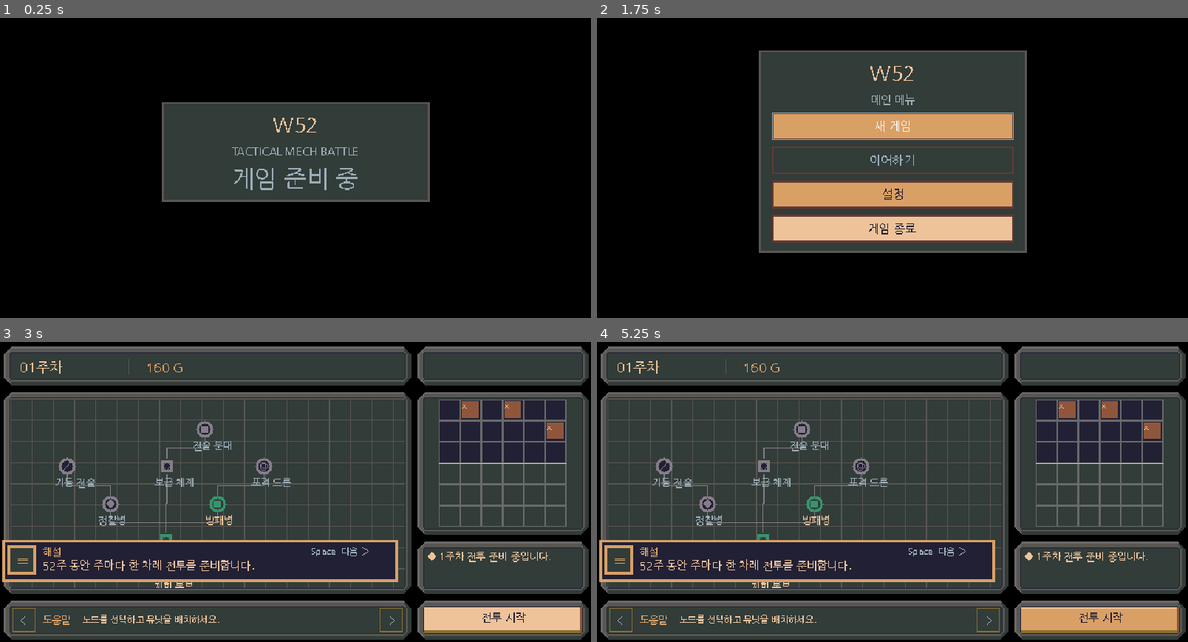
Above: before the commit, frames 1-4 (two rows, left to right).
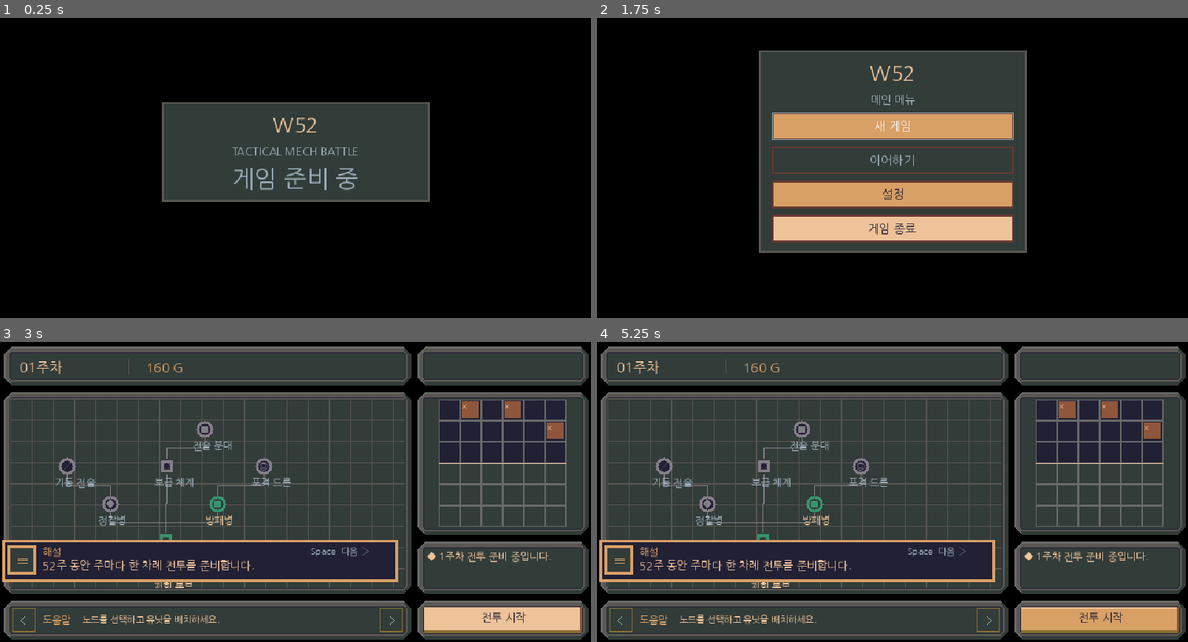
Above: after the commit, the same moments.

Repository: xcliming-svg/w52
Game: Godot game, scene res://main.tscn
The game is run twice, just before and just after one commit, with the same random seed, the same clock (stepped at 60 frames per second) and the same inputs.
Inputs (mouse positions are in pixels of both pictures, inside the frame that each line leads up to):
- Up to frame 1 (0.25 s): no input
- Up to frame 2 (1.75 s): tap Enter at 0.5 s; move the mouse to (1022, 135) at 0.52 s; click (1022, 135) at 0.67 s; tap Space at 0.77, 1.25 s; drag from (774, 168) to (862, 219) at 1.27 s
- Up to frame 3 (3 s): click "새 게임" at 2 s; click (502, 621) at 2.75 s
- Up to frame 4 (5.25 s): click (1099, 621) at 3.5 s; click (1099, 621) at 4.25 s; tap Enter at 5 s; move the mouse to (892, 477) at 5.02 s; click (892, 477) at 5.17 s

The runs differ from the first frame. In frame 1, 0.4% of the frame differs, in the area x 39-61%, y 33-58%; in frame 2, 0.3%; in frame 3, 1.4%, in the area x 2-94%, y 6-95%; in frame 4, 1.4%.

Commit message:
fix(type): restore small Hangul outline coverage while keeping integer viewport scale

Diff:
--- a/main.gd
+++ b/main.gd
@@ -23,8 +23,9 @@
 
 
 func _ready() -> void:
-    # Rasterize glyphs in solid pixels on PC and Web, including CJK fallbacks.
-    KOREAN_UI_FONT.set("antialiasing", TextServer.FONT_ANTIALIASING_NONE)
+    # Grayscale coverage repairs small Korean outline strokes at 640x360.
+    # Bevels and viewport scaling remain pixel-aligned and unfiltered.
+    KOREAN_UI_FONT.set("antialiasing", TextServer.FONT_ANTIALIASING_GRAY)
     KOREAN_UI_FONT.set("hinting", TextServer.HINTING_NORMAL)
     KOREAN_UI_FONT.set("subpixel_positioning", TextServer.SUBPIXEL_POSITIONING_DISABLED)
     # Web builds do not reliably provide system CJK font fallbacks.
@@ -35,7 +36,7 @@
         if font == null:
             push_error("Missing bundled Korean glyph subset: %d" % part)
         else:
-            font.set("antialiasing", TextServer.FONT_ANTIALIASING_NONE)
+            font.set("antialiasing", TextServer.FONT_ANTIALIASING_GRAY)
             font.set("hinting", TextServer.HINTING_NORMAL)
             font.set("subpixel_positioning", TextServer.SUBPIXEL_POSITIONING_DISABLED)
             fallback_fonts.append(font)
